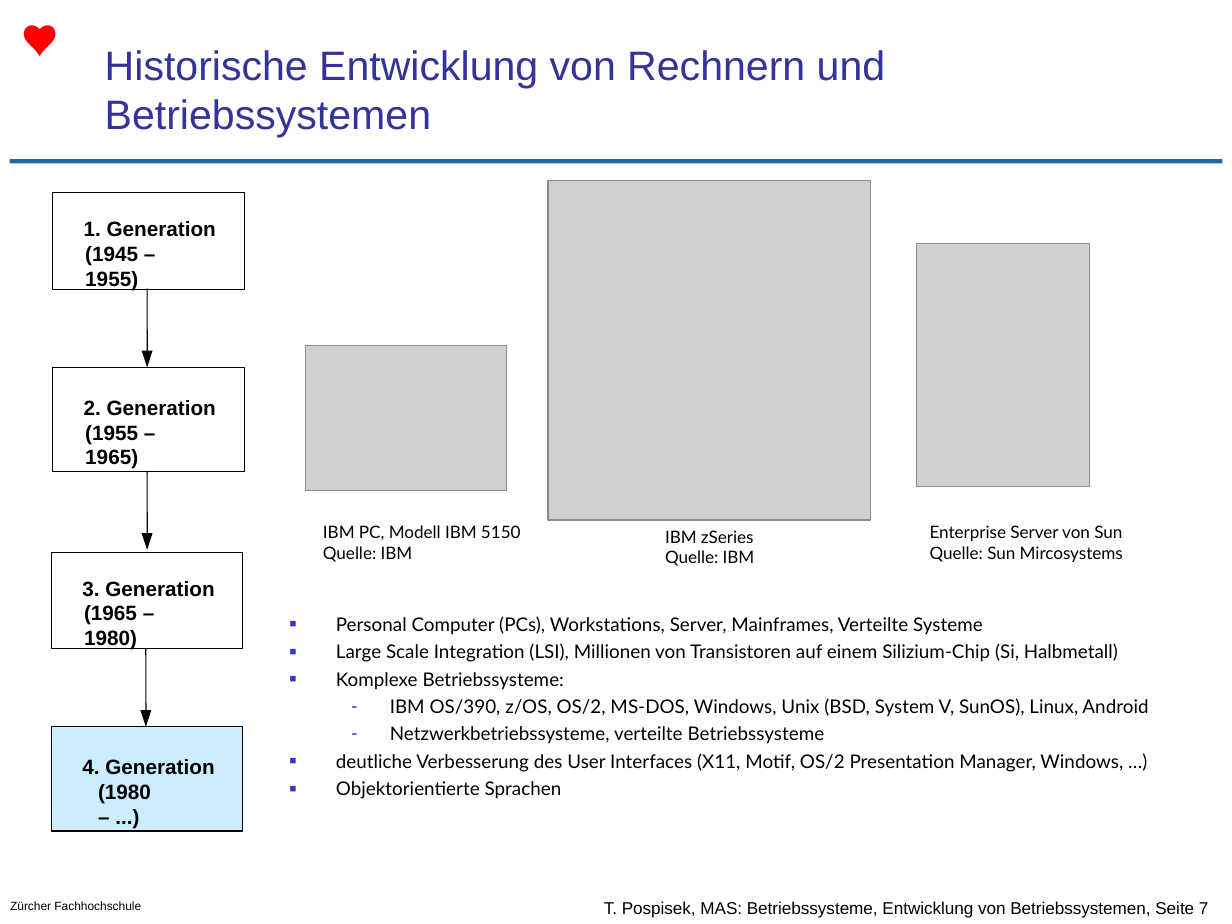
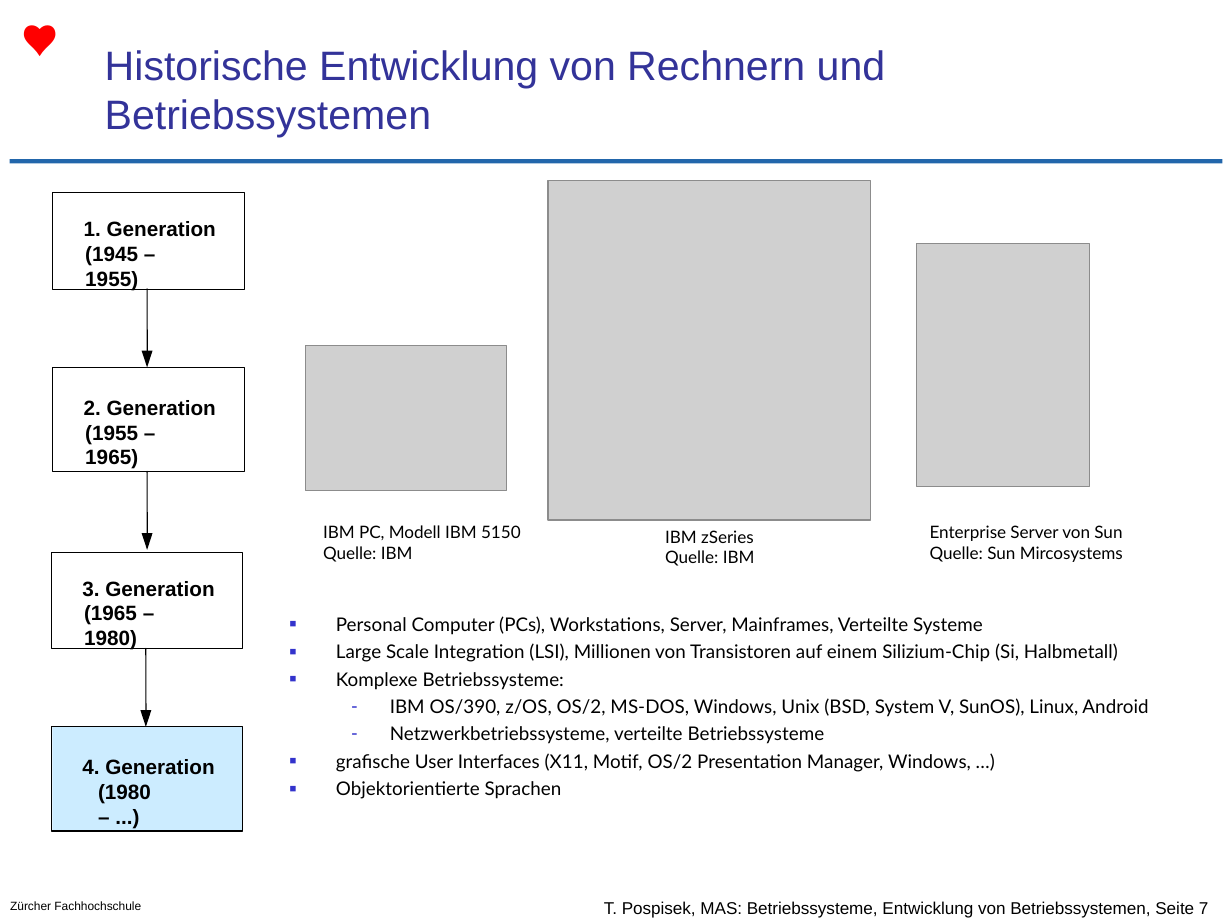
Before and after one commit to tpo/betriebssysteme, a slide deck: slide 7 of 01-2_Entwicklung_von_Betriebssystemen.odp. Drawn at 1232x924 pixels with LibreOffice and Linux fonts; fonts in the diff are those of the drawing; grey boxes stand for pictures; background and template pictures are left out. Boxes give left, top, right and bottom in pixels: in the first picture for what was removed or moved away, otherwise in the second. Text is boxed around its words. In the diff, an @@ line names an element or a change of style, - is before the commit and + after.

Commit message:
kleine Verbesserungen
* S.21 Bild von Windows 1.0 hinzugefügt
* S.12 neutralerere Beschreibung:
  deutliche Verbesserung des User Interfaces -> grafische UIs

```diff
--- a/01-2_Entwicklung_von_Betriebssystemen.odp
+++ b/01-2_Entwicklung_von_Betriebssystemen.odp
@@ text at (x1=336, y1=753, x2=971, y2=772): text changed @@
-■ deutliche Verbesserung des User Interfaces (X11, Motif, OS/2 Presentation Manager, Windows, …)
+■ grafische User Interfaces (X11, Motif, OS/2 Presentation Manager, Windows, …)
```
Also in this commit, not shown: 1 other slide changed, 1 other file.
